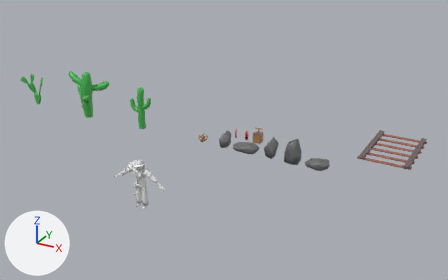
Renders of the Blender file Modelos/breder cowboy/breder semestre2 semana 1.blend from each side of a commit.
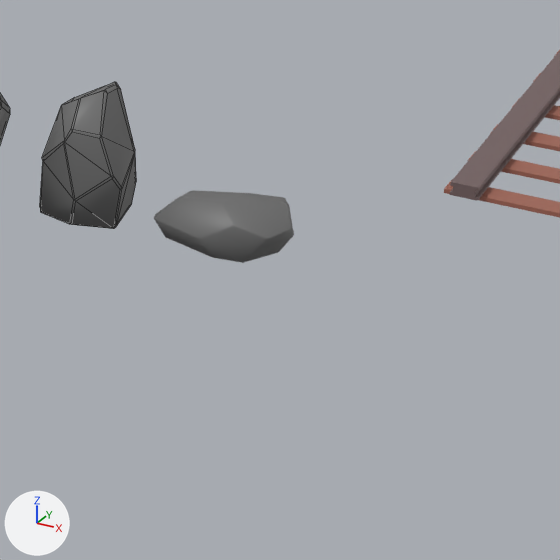
The first picture shows the older version from a 50 mm camera at (11.92, -13.87, 10.2) aimed at (1.01, 5.96, 0.29). The close-ups show both versions on the part from 62% to 84% of the width and 44% to 80% of the height of that picture; other places that the commit changed are outside them. The axes (+X, +Y, +Z) are drawn at lower left. The lights are the same throughout. The close-ups show mesh edges as thin lines.

In view in the first close-up: 'Pedra4', 'Pedra5', 'Trilho'.
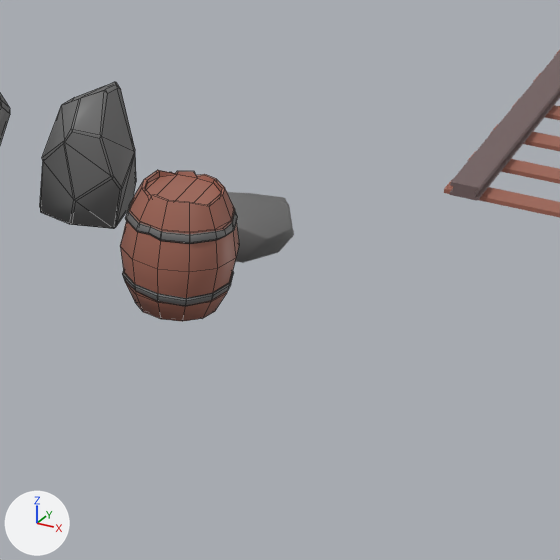
Boxes (x1, y1, x2, y2) around the edits, measured in the close-ups (560 x 560 px):
```json
{"object": "Barril", "change": "added", "after": [120, 170, 239, 321], "on screen": "brown", "faces in mat_material_marrom (brown #a16656)": [120, 170, 239, 321], "faces in mat_material_cinza (dark grey #6c6c6c)": [122, 200, 238, 306]}
```

Scene script edits in JSON lines:
```json
{"op": "add", "block": "me_cylinder_003", "code": ["me_cylinder_003 = bpy.data.meshes.new('Cylinder.003')", "me_cylinder_003.from_pydata(...)  # 282 vertices, 249 faces; spans x -0.382..0.383, y -0.383..0.383, z 0.002..0.839", "me_cylinder_003.polygons.foreach_set('use_smooth', [True] * 249)", "# faces by material slot: [114, 135]", "me_cylinder_003.materials.append(mat_material_marrom)  # brown #a16656", "me_cylinder_003.materials.append(mat_material_cinza)  # dark grey #6c6c6c"]}
{"op": "add", "block": "ob_barril", "code": ["ob_barril = bpy.data.objects.new('Barril', me_cylinder_003)", "ob_barril.location = (5.0, 5.0, 0.0)"]}
```
